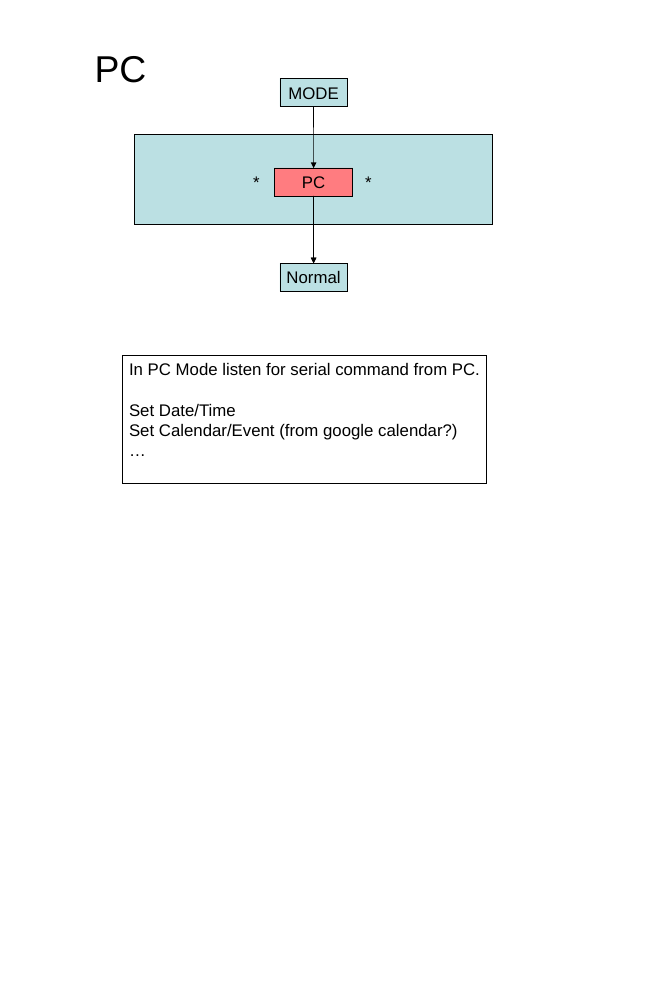
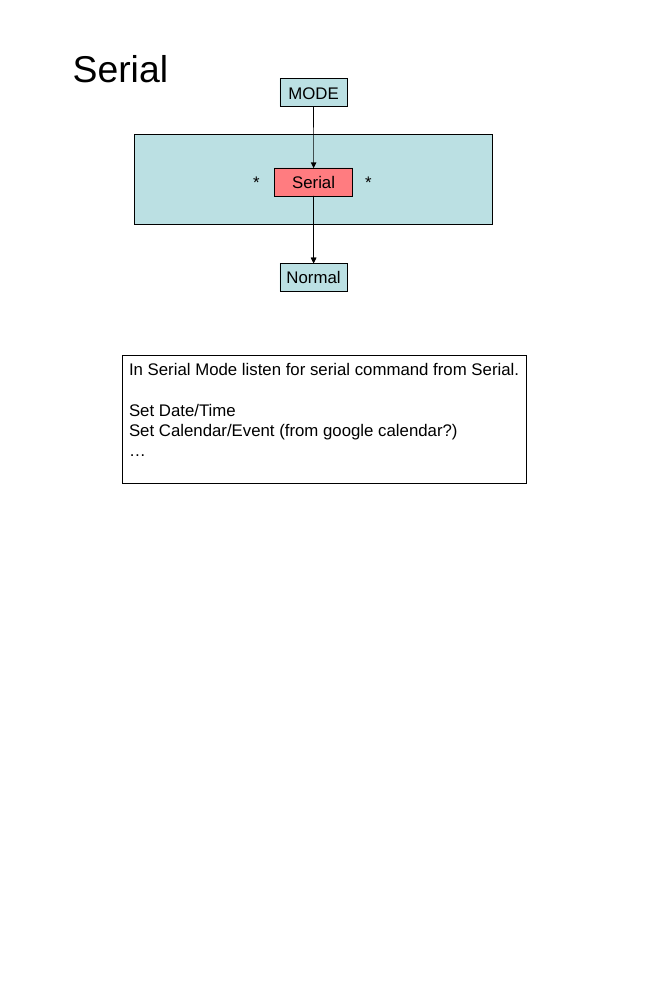
Before and after one commit to osbock/Wyolum-old-archive, a slide deck: slide 6 of Docs/ModeMap.ppt. Drawn at 672x1008 pixels with LibreOffice and Linux fonts; fonts in the diff are those of the drawing. Boxes give left, top, right and bottom in pixels: in the first picture for what was removed or moved away, otherwise in the second. Text is boxed around its words. In the diff, an @@ line names an element or a change of style, - is before the commit and + after.

Commit message:
Minor mode updates to reflect code changes.

```diff
--- a/Docs/ModeMap.ppt
+++ b/Docs/ModeMap.ppt
@@ title at (73, 55, 168, 83): text changed @@
-PC
+Serial
@@ text in rectangle at (292, 176, 335, 188): text changed @@
-PC
+Serial
@@ rectangle "In Serial Mode listen for ...": place and size @@
-rectangle "In Serial Mode listen for ..." at (122, 355, 487, 483)
+rectangle "In Serial Mode listen for ..." at (122, 355, 526, 483)
@@ text in rectangle at (129, 362, 519, 375): text changed @@
-In PC Mode listen for serial command from PC.
+In Serial Mode listen for serial command from Serial.
```
Also in this commit, not shown: 6 other slides changed.
